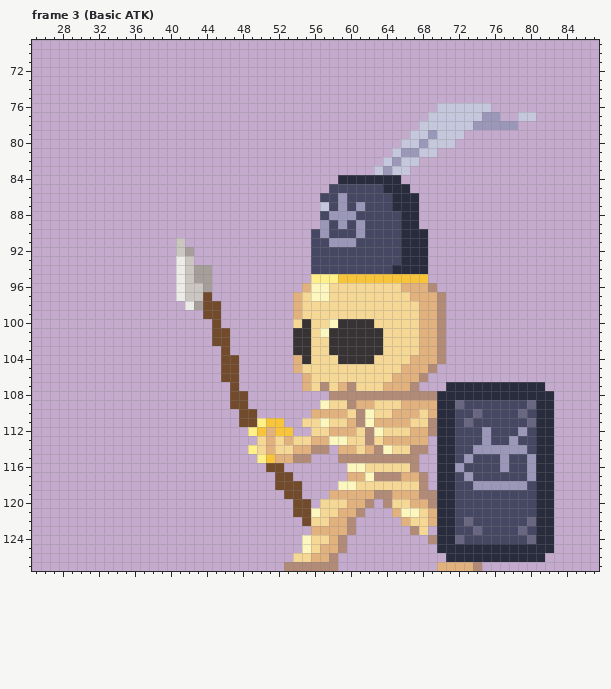
Pixel-art file: Main Build/Art/Skeleton Combat Sprite.aseprite. Above: the version before the commit.
128x128 pixels, 37 frames. Shown: frame 3 (Basic ATK): x 25..87, y 69..127. The commit also changed other frames, which this record leaves out.
After the commit:
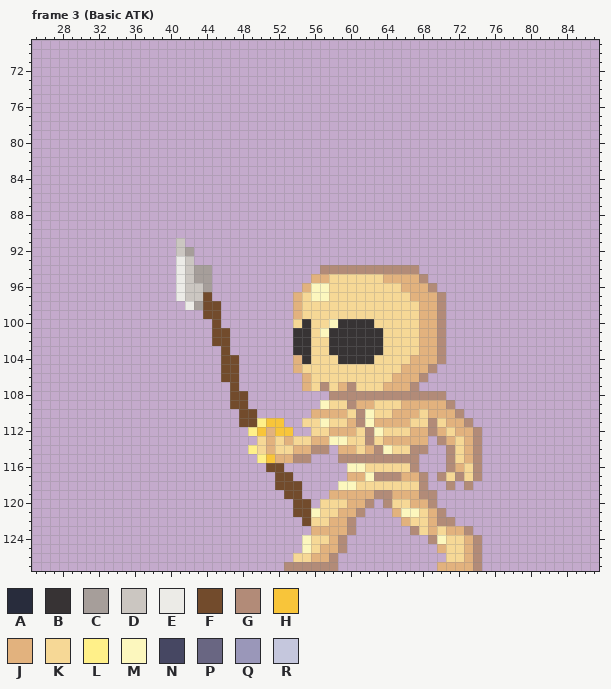
Palette (. is transparent): A #282c3c  B #373334  C #a69e9a  D #cbc6c1  E #ecebe7  F #724b2c  G #b28b78  H #f8c53a  J #e2b27e  K #f6d896  L #fff089  M #fcf7be  N #464762  P #696682  Q #9a97b9  R #c5c7dd
Diff:
--- frame 3 (Basic ATK)
@@ x 54..82 @@
  75 .............................
- 76 ................RRRRRR.......
- 77 ...............RRRRRRQQ..RR..
- 78 ..............RRRRRRQQQQQ....
- 79 .............RRQRRR..........
- 80 ............RRQRRR...........
- 81 ...........RQQRR.............
- 82 ..........RQRR...............
- 83 .........RQRR................
- 84 .....AAAAAAA.................
- 85 ....NNNNNNAAA................
- 86 ...NNQNNNNNAAA...............
- 87 ...RNQNQNNNAAA...............
- 88 ...NQQQNNNNNAA...............
- 89 ...QNQNQNNNNAA...............
- 90 ..NQNNNQNNNNAAA..............
- 91 ..NNQQQNNNNNAAA..............
- 92 ..NNNNNNNNNNAAA..............
- 93 ..NNNNNNNNNNAAA..............
- 94 ..NNNNNNNNNAAAA..............
- 95 ..LLLHHHHHHHHHH..............
+ 76 .............................
+ 77 .............................
+ 78 .............................
+ 79 .............................
+ 80 .............................
+ 81 .............................
+ 82 .............................
+ 83 .............................
+ 84 .............................
+ 85 .............................
+ 86 .............................
+ 87 .............................
+ 88 .............................
+ 89 .............................
+ 90 .............................
+ 91 .............................
+ 92 .............................
+ 93 .............................
+ 94 ...GGGGGGGGGGG...............
+ 95 ..JJKKKKKKJJJJG..............
  96 .JMMKKKKKKKKJJJG.............
@@ x 67..84 @@
 106 JG................
-107 G...AAAAAAAAAAA...
-108 GGGAAAAAAAAAAAAA..
-109 JJJAAPNNNNNNNPAA..
-110 JKJAANNPNNNNPNAA..
-111 KKGAANPNNNNNNPAA..
-112 JJGAANNNQNNNQNAA..
-113 JJ.AANNNQNNQNNAA..
-114 GG.AANNQQQQQQNAA..
-115 G..AANQNNNQNNQAA..
-116 G..AAQNNNNQNNQAA..
-117 JG.AANQNNNNNNQAA..
-118 KG.AANNQQQQQQNAA..
-119 JGGAANNNNNNNNNAA..
-120 JJGAANNNNNNNNNAA..
-121 MKJAANNNNNNNNNAA..
-122 KKJAANPNNNNNNPAA..
-123 GK.AANNPNNNNPNAA..
-124 ..GAAPNNNNNNNPAA..
-125 ...AAAAAAAAAAAAA..
-126 ....AAAAAAAAAAA...
+107 G.................
+108 GGGG..............
+109 JJJJG.............
+110 JKJJJG............
+111 KKGKJJG...........
+112 JJGJKJJG..........
+113 JJ.GJKJG..........
+114 GG..GKJG..........
+115 G...GKJG..........
+116 G...GJKG..........
+117 JG.GKGKG..........
+118 KG..G.G...........
+119 JGG...............
+120 JJG...............
+121 MKJG..............
+122 KKJGG.............
+123 GKJKJJG...........
+124 ..GMKKJG..........
+125 ...JKKJG..........
+126 ....KKJG..........
 127 ...JJJJG..........
Pixel boxes of the changes (left, top, right, bottom) in both pictures:
changed: (311, 103, 536, 283)
changed: (428, 382, 554, 562)
